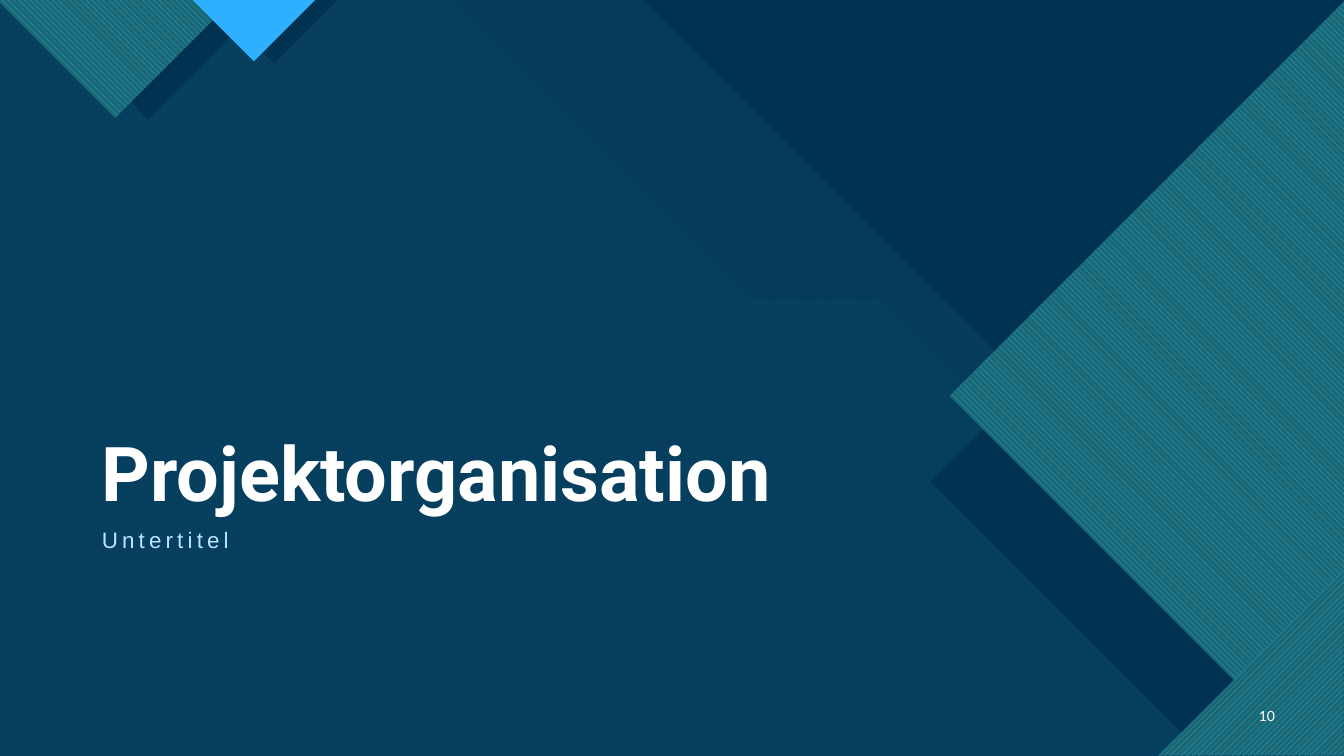
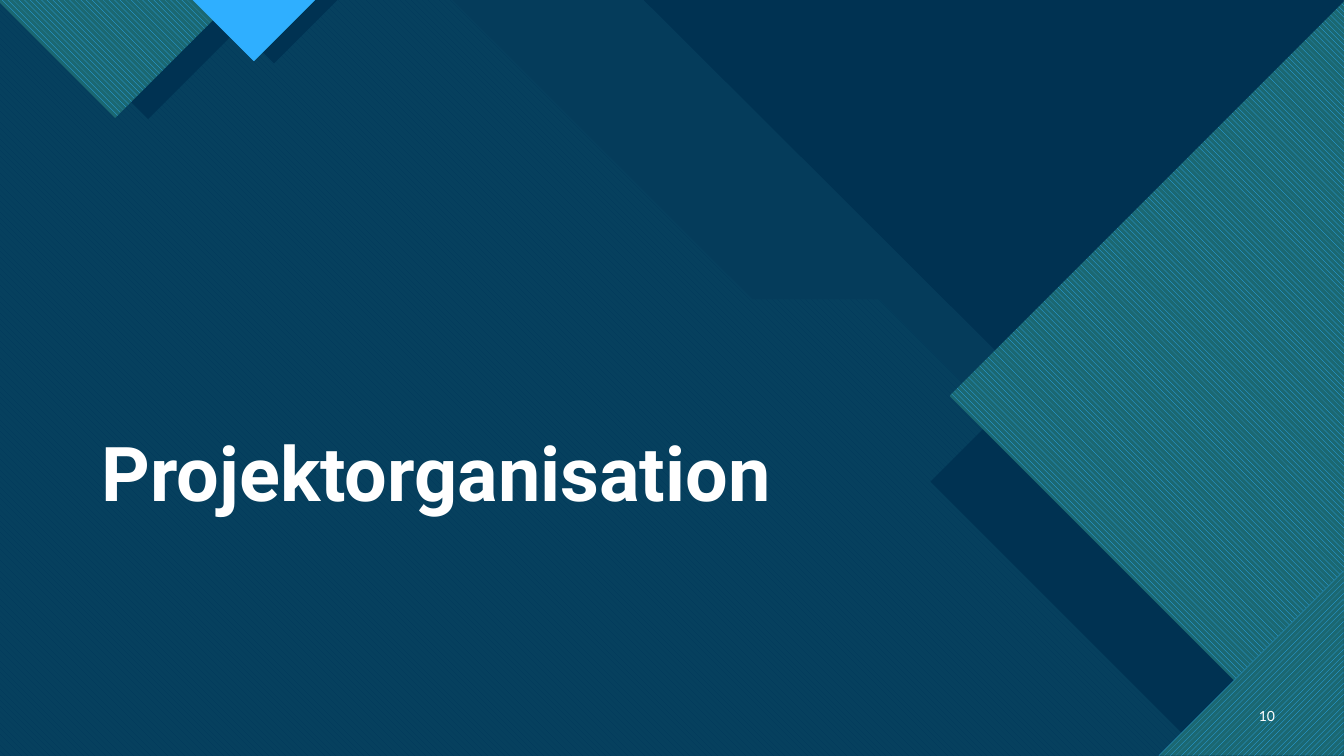
Before and after one commit to TietoLP/IU-Kochbuch, a slide deck: slide 10 of Fallstudie_Kochbuch.pptx. Drawn at 1344x756 pixels with LibreOffice and Linux fonts; fonts in the diff are those of the drawing. Boxes give left, top, right and bottom in pixels: in the first picture for what was removed or moved away, otherwise in the second. Text is boxed around its words. In the diff, an @@ line names an element or a change of style, - is before the commit and + after.

```diff
--- a/Fallstudie_Kochbuch.pptx
+++ b/Fallstudie_Kochbuch.pptx
@@ text removed at <box>102,532,229,548</box> @@
-Untertitel
```
Also in this commit, not shown: 4 other slides changed, 1 slide added.
